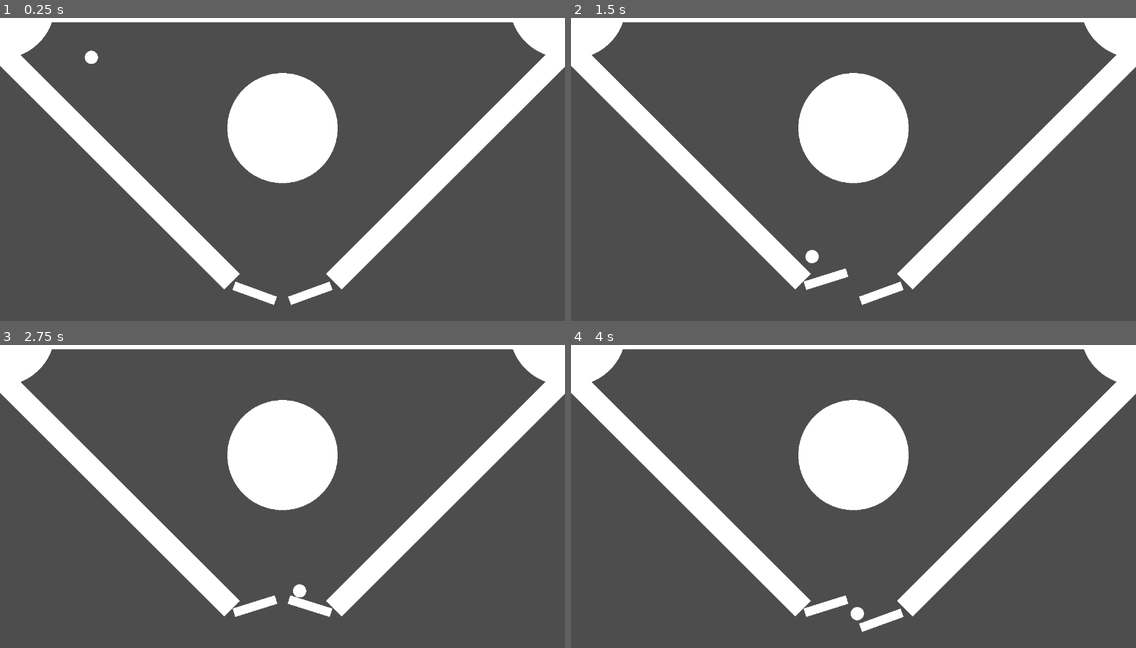
Above: before the commit, frames 1-4 (two rows, left to right).
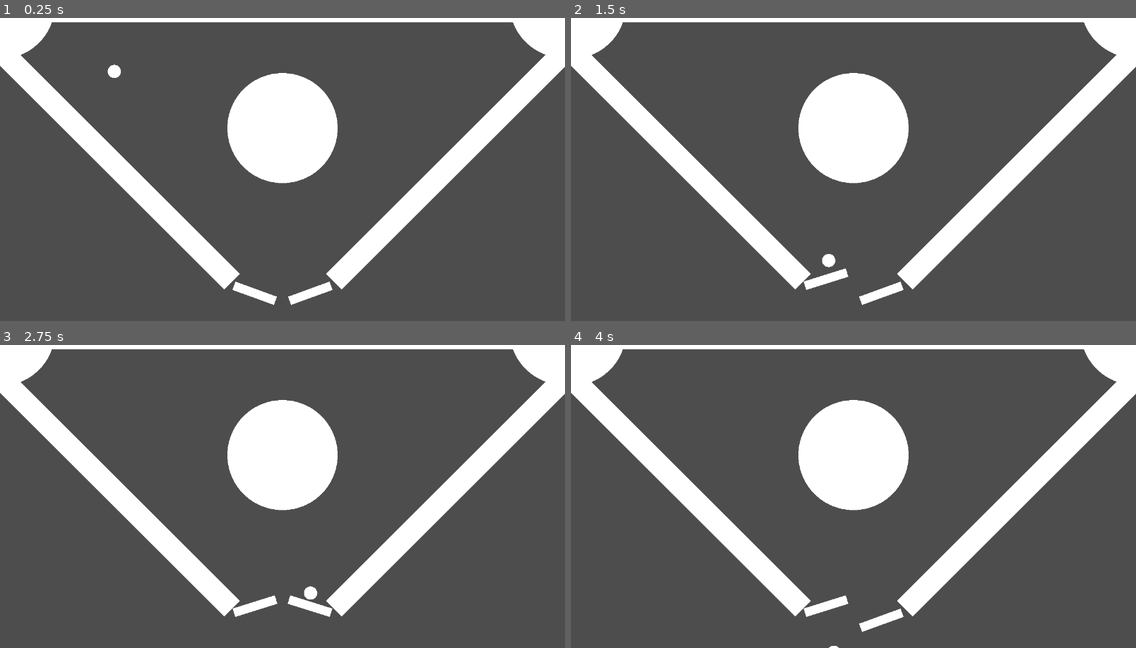
Above: after the commit, the same moments.

Repository: rielvis/SPiG_T4_PhPe
Game: Godot game, scene res://pinball_game/scenes/pinball_game.tscn
Same seed, same stepped clock (60 frames per second), same inputs: the game is played once before the commit and once after it.
Inputs:
- Up to frame 1 (0.25 s): no input
- Up to frame 2 (1.5 s): hold Right (rightArrow) 0.53-1.28 s; hold A (A) 0.53-1.28 s; hold Left (leftArrow) from 1.28 s (still down); tap D (D) at 1.35 s
- Up to frame 3 (2.75 s): release Left (leftArrow) at 2.03 s; hold Right (rightArrow) from 2.03 s (still down); hold A (A) from 2.03 s (still down)
- Up to frame 4 (4 s): release A (A) at 2.78 s; tap D (D) at 2.85 s; release Right (rightArrow) at 3.53 s; hold Left (leftArrow) from 3.53 s (still down); hold A (A) from 3.53 s (still down)

The runs differ from the first frame. In frame 1, 0.2% of the frame differs, in the area x 15-22%, y 10-20%; in frame 2, 0.2%, in the area x 41-47%, y 76-83%; in frame 3, 0.2%; in frame 4, 0.1%.

Commit message:
Changed position of balls

Diff:
--- a/pinball_game/scenes/pinball_game.tscn
+++ b/pinball_game/scenes/pinball_game.tscn
@@ -1,12 +1,9 @@
-[gd_scene load_steps=6 format=3 uid="uid://ogb288xn1pga"]
+[gd_scene load_steps=5 format=3 uid="uid://ogb288xn1pga"]
 
 [ext_resource type="PackedScene" uid="uid://c1gcxj5b4jklj" path="res://pinball_game/scenes/player_flippers.tscn" id="1_t1yek"]
 [ext_resource type="PackedScene" uid="uid://br2fgk0pxh6vm" path="res://pinball_game/scenes/walls.tscn" id="2_2r3y4"]
 [ext_resource type="PackedScene" uid="uid://c88dbrqh7udi3" path="res://physics_tutorial/scenes/ball.tscn" id="3_7ds7p"]
 [ext_resource type="PackedScene" uid="uid://b7bf5xngx4krm" path="res://pinball_game/scenes/bumper.tscn" id="4_svrf6"]
-
-[sub_resource type="PhysicsMaterial" id="PhysicsMaterial_n1dj2"]
-bounce = 0.6
 
 [node name="pinballGame" type="Node2D"]
 
@@ -30,9 +27,7 @@
 [node name="balls" type="Node2D" parent="."]
 
 [node name="Ball" parent="balls" instance=ExtResource("3_7ds7p")]
-position = Vector2(207, 93)
-physics_material_override = SubResource("PhysicsMaterial_n1dj2")
-script = null
+position = Vector2(259, 125)
 
 [node name="bumpers" type="Node2D" parent="."]
 
